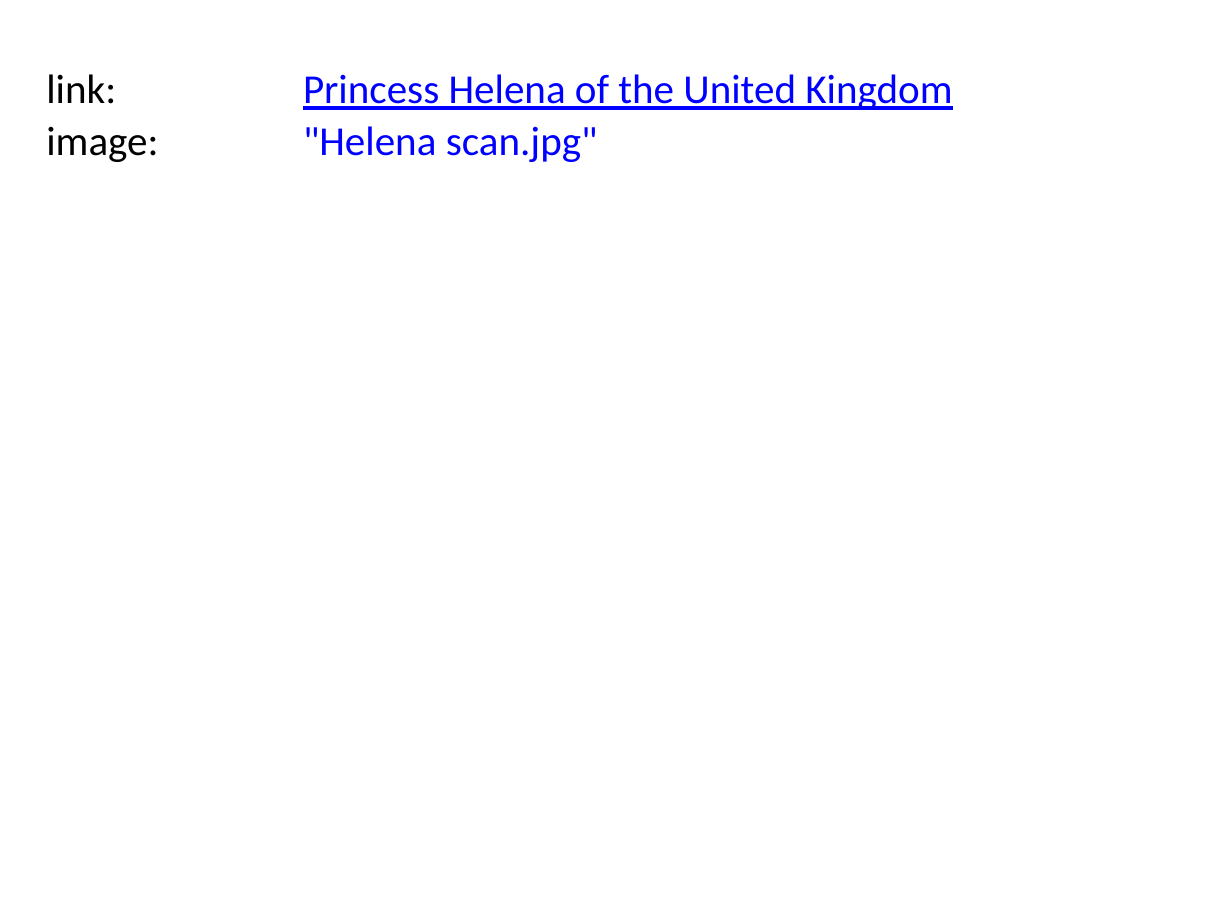
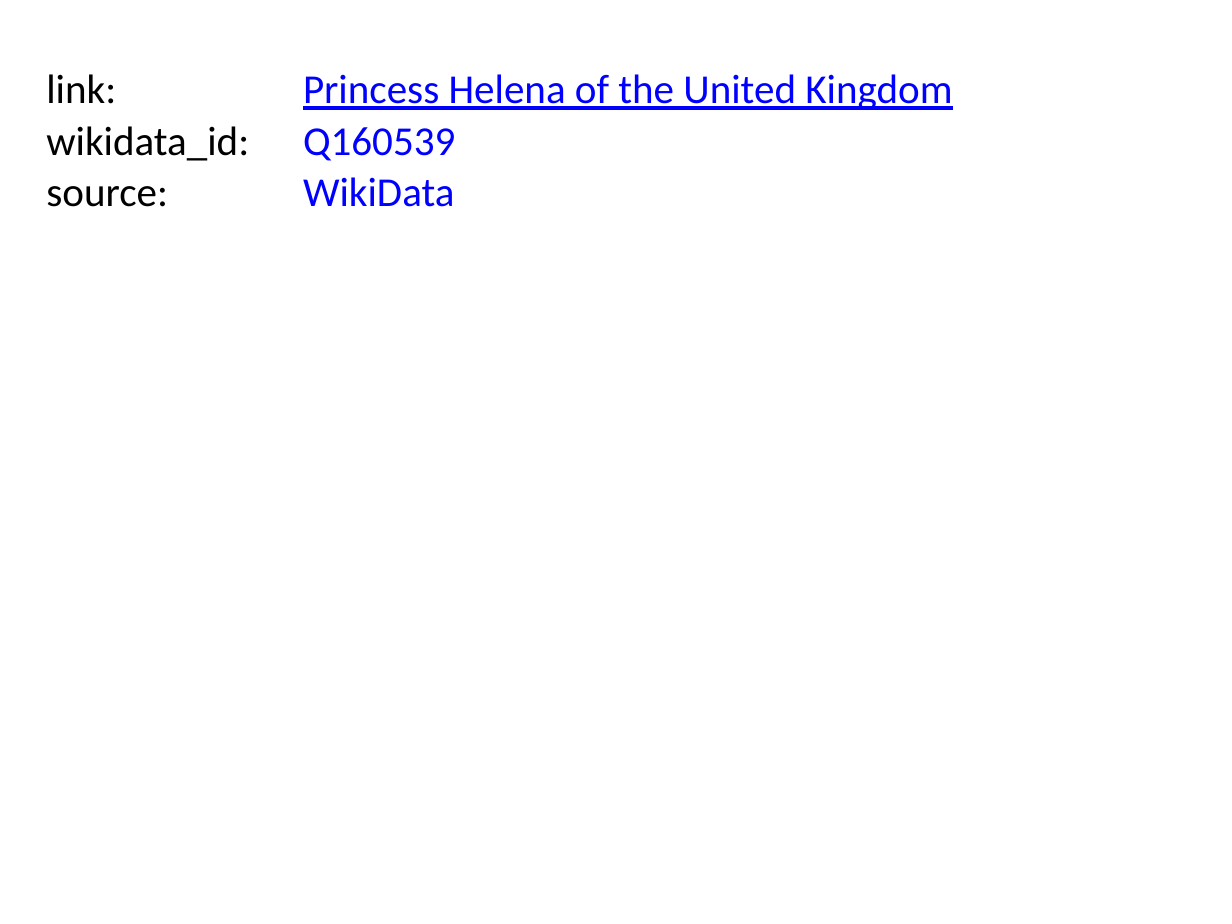
Before and after one commit to BITPlan/com.bitplan.simplegraph, a slide deck: slide 6 of QueenVictoria.pptx. Drawn at 1232x924 pixels with LibreOffice and Linux fonts; fonts in the diff are those of the drawing. Boxes give left, top, right and bottom in pixels: in the first picture for what was removed or moved away, otherwise in the second. Text is boxed around its words. In the diff, an @@ line names an element or a change of style, - is before the commit and + after.

Commit message:
refactors to improve image and property handling

```diff
--- a/QueenVictoria.pptx
+++ b/QueenVictoria.pptx
@@ text at [46,126,249,161]: text changed @@
-image:
+wikidata_id:
@@ text at [303,127,455,161]: text changed @@
-"Helena scan.jpg"
+Q160539
@@ text added at [303,177,454,207], 24 pt, text #0000FF @@
+WikiData
@@ text added at [46,186,168,207], 24 pt, text #000000 @@
+source:
```
Also in this commit, not shown: 9 other slides changed, 10 other files.
